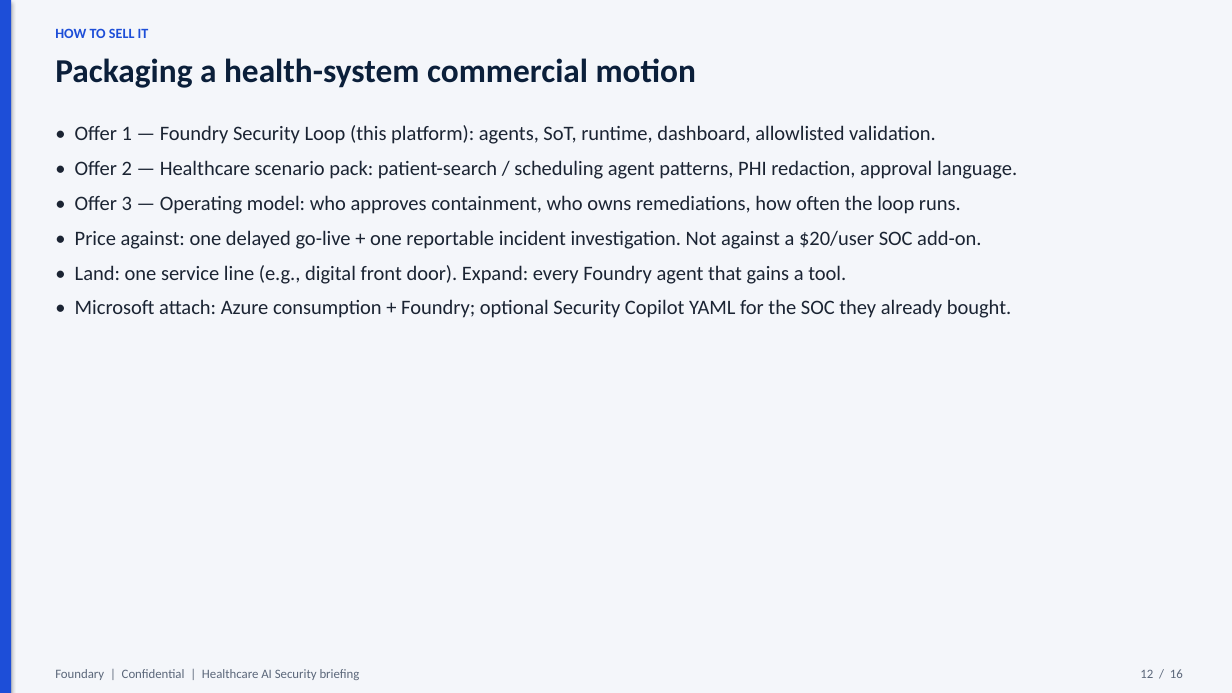
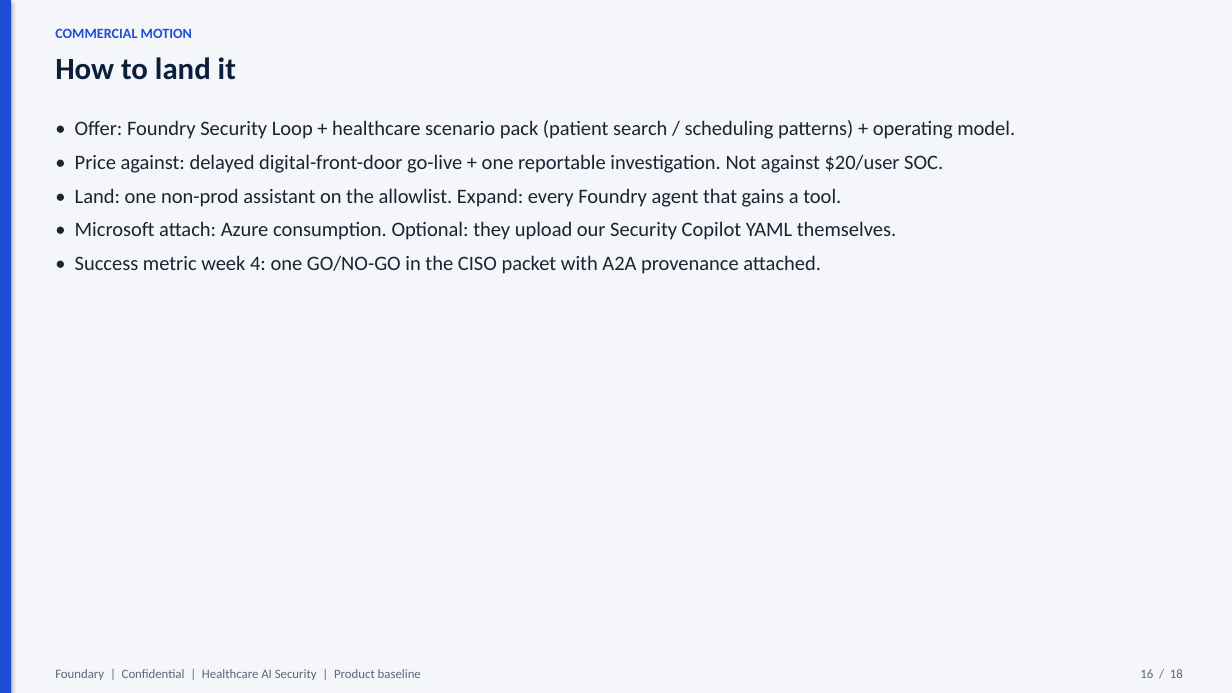
Before and after one commit to atulmishra84/Foundry-Baseline-Security-Agents, a slide deck: slide 16 of docs/Foundary-Healthcare-AI-Security-Brief.pptx (slide 12 before the commit). Drawn at 1232x693 pixels with LibreOffice and Linux fonts; fonts in the diff are those of the drawing. Boxes give left, top, right and bottom in pixels: in the first picture for what was removed or moved away, otherwise in the second. Text is boxed around its words. In the diff, an @@ line names an element or a change of style, - is before the commit and + after.

```diff
--- a/docs/Foundary-Healthcare-AI-Security-Brief.pptx
+++ b/docs/Foundary-Healthcare-AI-Security-Brief.pptx
@@ text at (55, 28, 192, 38): text changed @@
-HOW TO SELL IT
+COMMERCIAL MOTION
@@ text at (55, 57, 236, 80): text changed; size 26 to 24 pt @@
-Packaging a health-system commercial motion
+How to land it
@@ text at (75, 120, 1015, 274): text changed @@
-• Offer 1 — Foundry Security Loop (this platform): agents, SoT, runtime, dashboard, allowlisted validation.
-• Offer 2 — Healthcare scenario pack: patient-search / scheduling agent patterns, PHI redaction, approval language.
-• Offer 3 — Operating model: who approves containment, who owns remediations, how often the loop runs.
-• Price against: one delayed go-live + one reportable incident investigation. Not against a $20/user SOC add-on.
-• Land: one service line (e.g., digital front door). Expand: every Foundry agent that gains a tool.
-• Microsoft attach: Azure consumption + Foundry; optional Security Copilot YAML for the SOC they already bought.
+• Offer: Foundry Security Loop + healthcare scenario pack (patient search / scheduling patterns) + operating model.
+• Price against: delayed digital-front-door go-live + one reportable investigation. Not against $20/user SOC.
+• Land: one non-prod assistant on the allowlist. Expand: every Foundry agent that gains a tool.
+• Microsoft attach: Azure consumption. Optional: they upload our Security Copilot YAML themselves.
+• Success metric week 4: one GO/NO-GO in the CISO packet with A2A provenance attached.
@@ text at (55, 669, 421, 680): text changed @@
-Foundary | Confidential | Healthcare AI Security briefing
+Foundary | Confidential | Healthcare AI Security | Product baseline
@@ text at (1140, 669, 1183, 678): text changed @@
-12 / 16
+16 / 18
```
Also in this commit, not shown: 11 other slides changed, 6 slides added, 4 slides removed, 36 other files.
